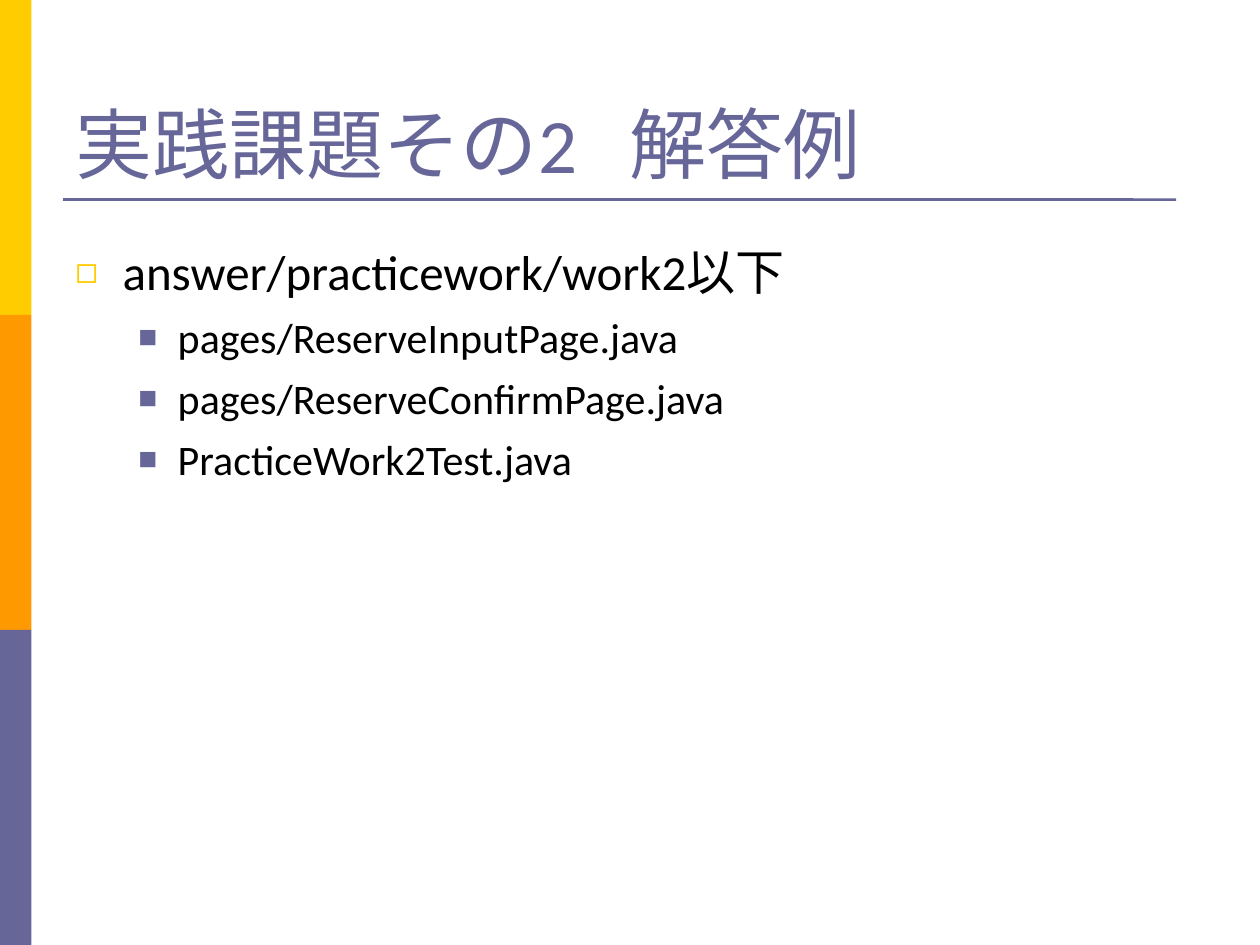
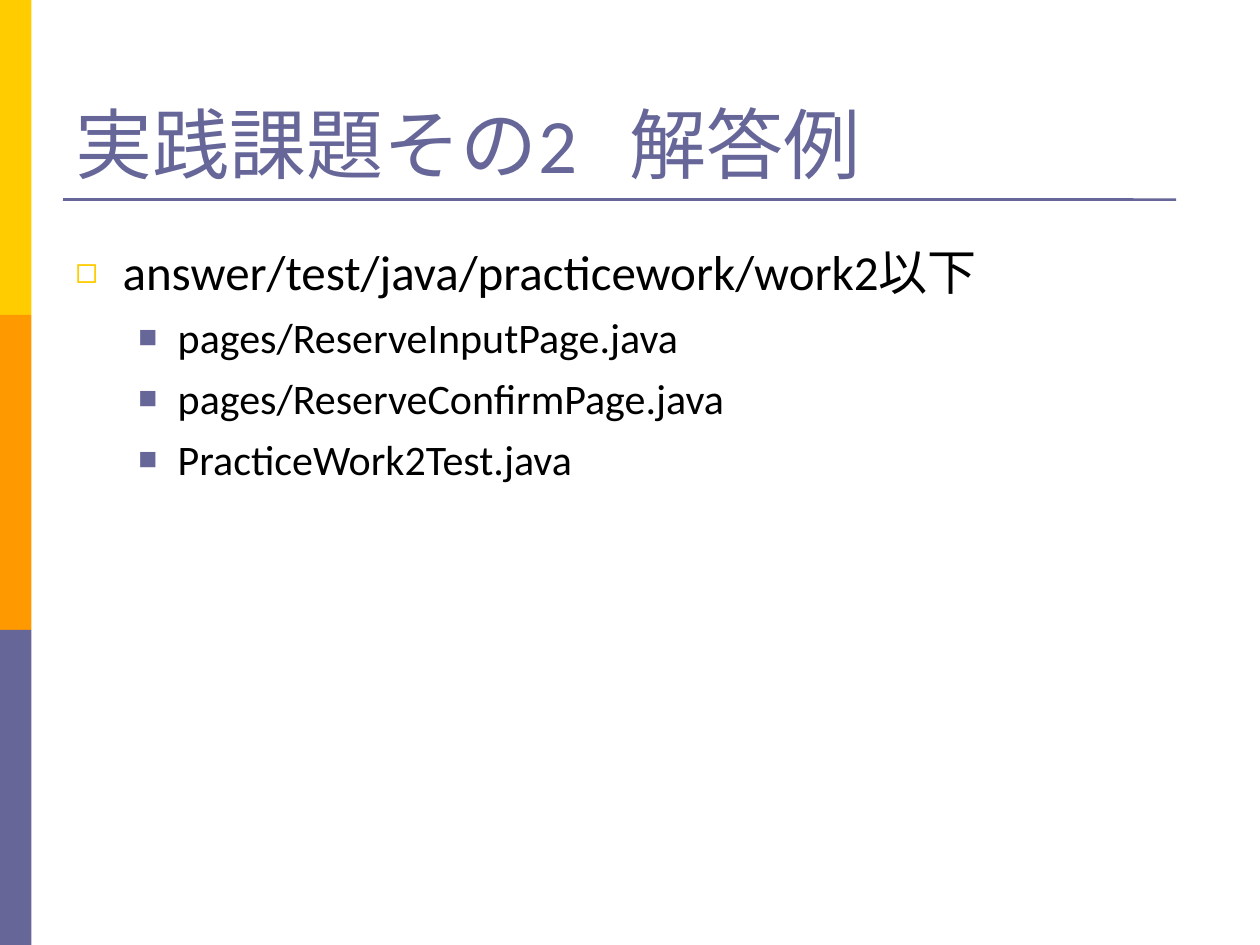
Before and after one commit to takuY-U2/STARHotel, a slide deck: slide 58 of docs/Slide.ppt. Drawn at 1260x945 pixels with LibreOffice and Linux fonts; fonts in the diff are those of the drawing. Boxes give left, top, right and bottom in pixels: in the first picture for what was removed or moved away, otherwise in the second. Text is boxed around its words. In the diff, an @@ line names an element or a change of style, - is before the commit and + after.

Commit message:
move answer files

```diff
--- a/docs/Slide.ppt
+++ b/docs/Slide.ppt
@@ text at [123,251,977,299]: text changed @@
-◻ answer/practicework/work2以下
+◻ answer/test/java/practicework/work2以下
```
Also in this commit, not shown: 4 other slides changed, 16 other files.
